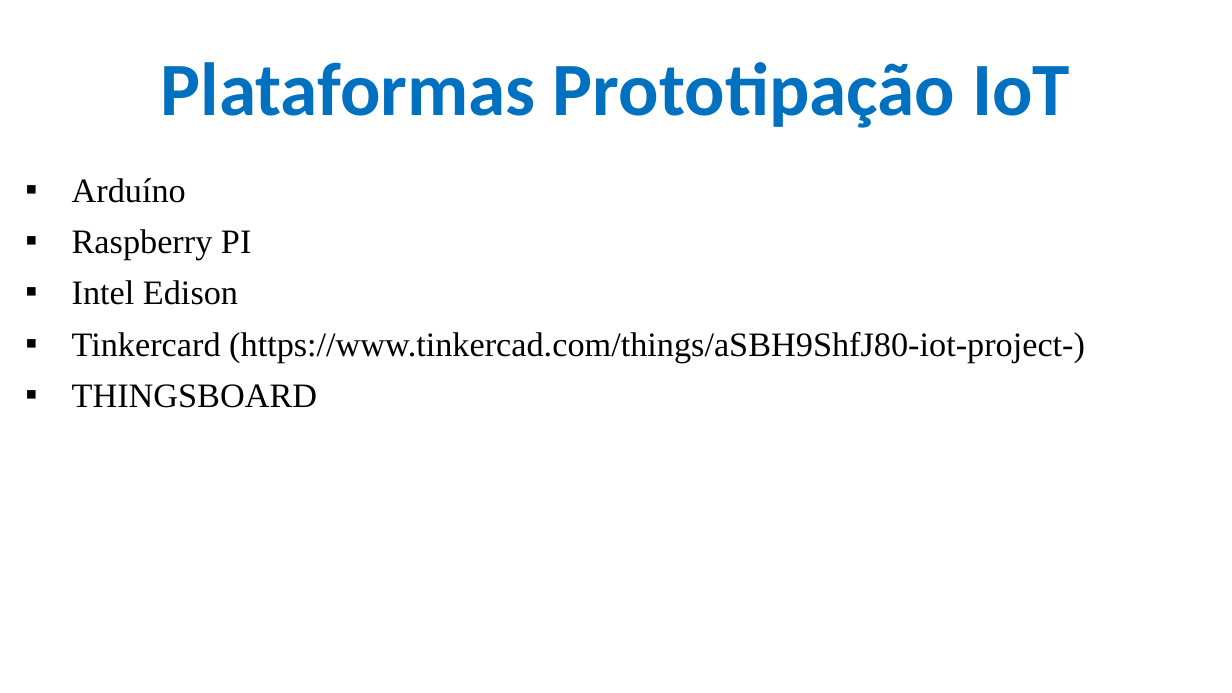
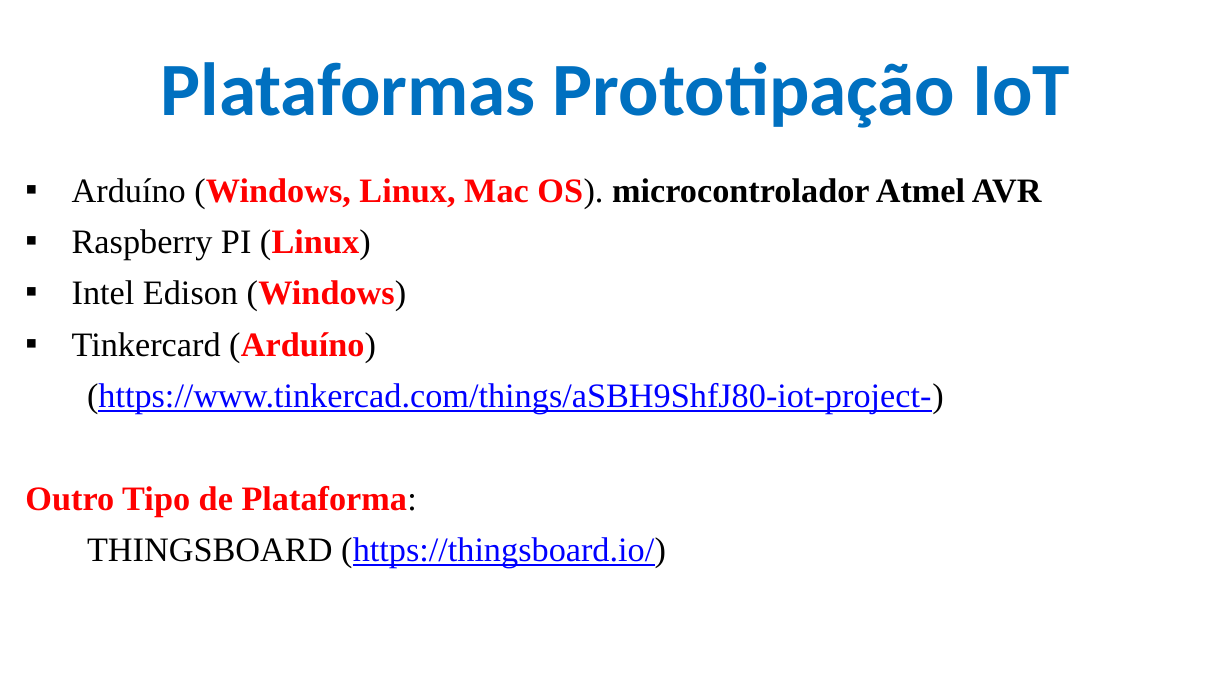
Before and after one commit to CloudEducationBrazil/WydenArea1AplicacaoCloudIndustria40Python, a slide deck: slide 20 of 01 Classes/Aula 02 - Aplicação Cloud Indústria 40 Python.pptx. Drawn at 1232x693 pixels with LibreOffice and Linux fonts; fonts in the diff are those of the drawing; background and template pictures are left out. Boxes give left, top, right and bottom in pixels: in the first picture for what was removed or moved away, otherwise in the second. Text is boxed around its words. In the diff, an @@ line names an element or a change of style, - is before the commit and + after.

```diff
--- a/01 Classes/Aula 02 - Aplicação Cloud Indústria 40 Python.pptx
+++ b/01 Classes/Aula 02 - Aplicação Cloud Indústria 40 Python.pptx
@@ text at bbox=[25, 178, 1042, 568]: text changed @@
-▪ Arduíno
-▪ Raspberry PI
-▪ Intel Edison
-▪ Tinkercard (https://www.tinkercad.com/things/aSBH9ShfJ80-iot-project-)
-▪ THINGSBOARD
+▪ Arduíno (Windows, Linux, Mac OS). microcontrolador Atmel AVR
+▪ Raspberry PI (Linux)
+▪ Intel Edison (Windows)
+▪ Tinkercard (Arduíno)
+(https://www.tinkercad.com/things/aSBH9ShfJ80-iot-project-)
+Outro Tipo de Plataforma:
+THINGSBOARD (https://thingsboard.io/)
```
Also in this commit, not shown: 6 other slides changed.
